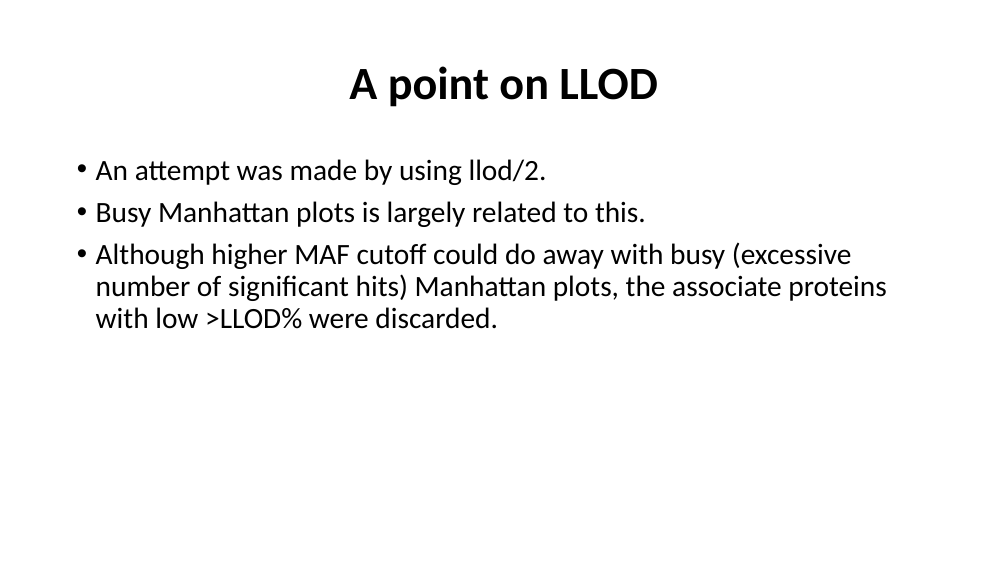
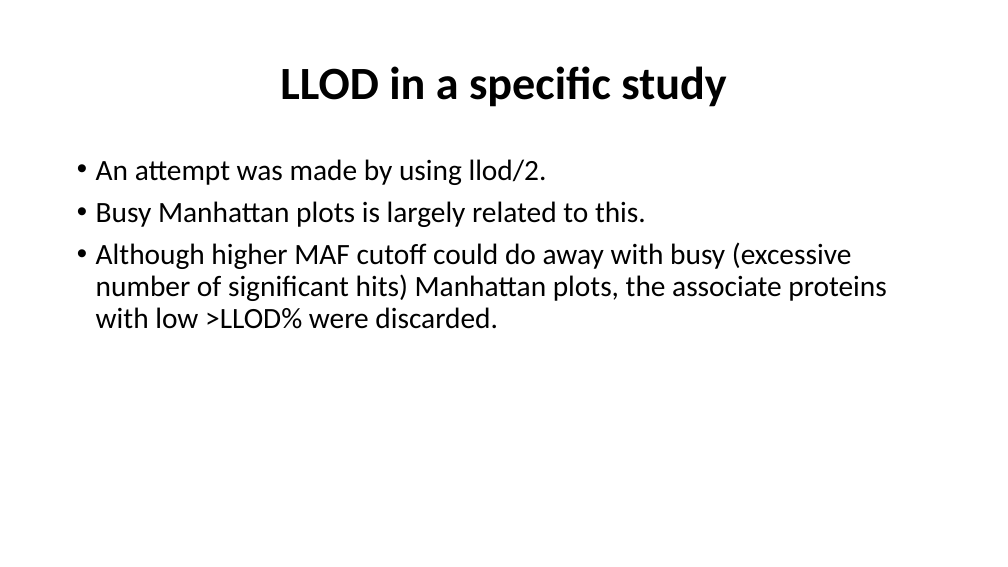
Before and after one commit to jinghuazhao/INF, a slide deck: slide 5 of doc/SCALLOP_INF1-120419.pptx. Drawn at 1008x567 pixels with LibreOffice and Linux fonts; fonts in the diff are those of the drawing. Boxes give left, top, right and bottom in pixels: in the first picture for what was removed or moved away, otherwise in the second. Text is boxed around its words. In the diff, an @@ line names an element or a change of style, - is before the commit and + after.

```diff
--- a/doc/SCALLOP_INF1-120419.pptx
+++ b/doc/SCALLOP_INF1-120419.pptx
@@ title at (280, 66, 726, 107): text changed @@
-A point on LLOD
+LLOD in a specific study
```
Also in this commit, not shown: 7 other slides changed, 16 other files.
